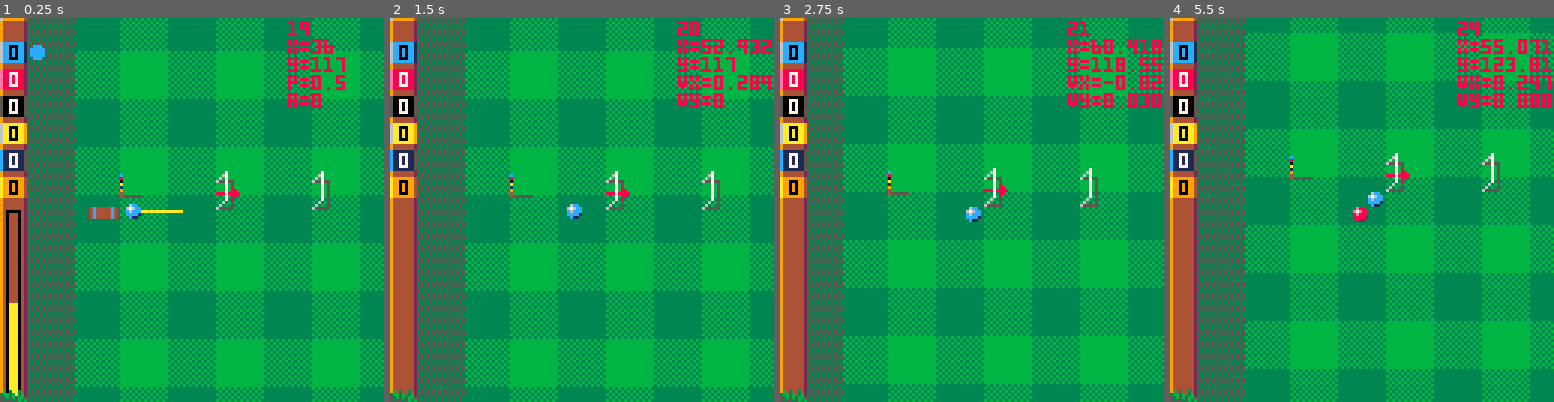
Above: before the commit, frames 1-4 (left to right).
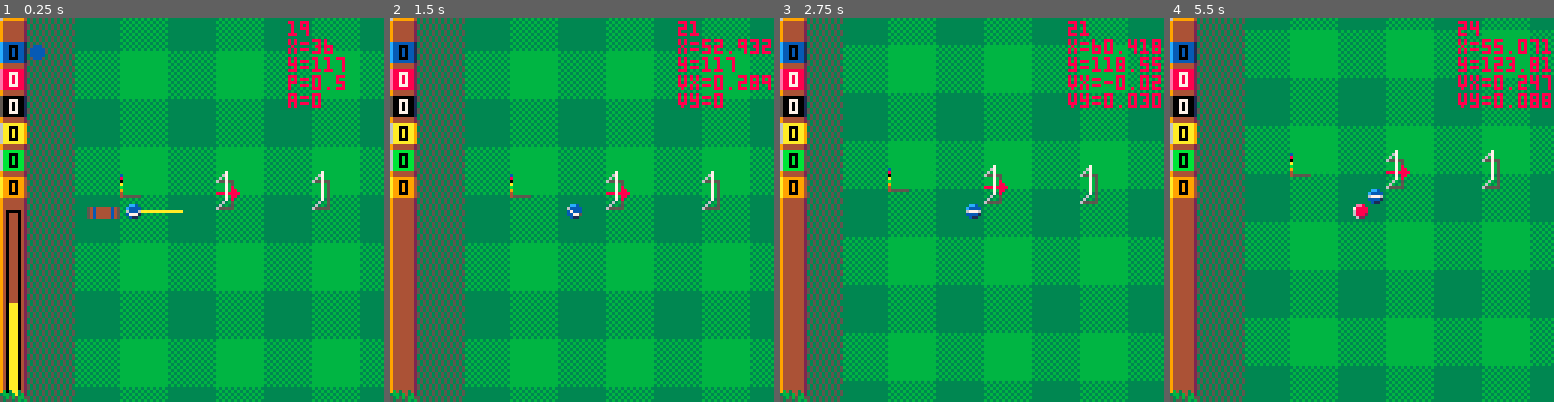
Above: after the commit, the same moments.

Repository: Joeltronics/croqu-8
Game: PICO-8 cartridge croquet.p8
Same seed, same stepped clock (60 frames per second), same inputs: the game is played once before the commit and once after it.
Inputs:
- Up to frame 1 (0.25 s): no input
- Up to frame 2 (1.5 s): tap X (X key) at 0.33, 1.07 s; tap O (Z key) at 0.7 s
- Up to frame 3 (2.75 s): hold Right 1.6-2.1 s; tap O (Z key) at 1.7, 2.1, 2.5 s; tap X (X key) at 1.85 s; hold Up 2.15-2.42 s; hold Right from 2.47 s (still down)
- Up to frame 4 (5.5 s): tap O (Z key) every 0.4 s from 2.9 to 5.3 s; tap X (X key) at 2.97, 4.08, 5.2 s; release Right at 3.03 s; hold Left 3.08-3.58 s; hold Down 3.63-3.97 s; hold Right 4.02-4.68 s; hold Up 4.73-5.03 s; hold Left from 5.08 s (still down)

The runs differ from the first frame. In frame 1, 0.9% of the frame differs, in the area x 0-37%, y 6-53%; in frame 2, 0.8%; in frame 3, 3.8%; in frame 4, 3.9%, in the area x 0-100%, y 3-92%.

Commit message:
More ball rotation sprites, and update display palette

Diff:
--- a/croquet.p8
+++ b/croquet.p8
@@ -78,25 +78,23 @@
 -- Graphics Consts
 --
 
+DISPLAY_PALETTE = {
+	[13]=-5, -- Indigo --> Jade
+	[15]=-4, -- Peach --> Royal Blue
+}
+
 STATUS_BAR_WIDTH = 8
 
 ROUGH_FILLP = 0b0101010110101010
--- ROUGH_COLOR = 0x34
 ROUGH_COLOR = 0x35
 
 PALETTES = {
 	-- main, dark, light
-	{[8]=12, [2]=1, [14]=6}, -- Blue
+	{[8]=15, [2]=1, [14]=12}, -- Blue
 	{[8]=8, [2]=2, [14]=14}, -- Red
-	{[8]=0, [2]=5, [14]=5}, -- Black
-	{[8]=10, [2]=9, [14]=6}, -- Yellow
-
-	-- TODO: green is the traditional color here, make it work
-	-- (Could be doable if using more colors for ball?)
-	{[8]=1, [2]=5, [14]=12}, -- Dark blue
-	-- {[8]=3, [2]=5, [14]=11}, -- Green
-	-- {[8]=11, [2]=5, [14]=6}, -- Lighter Green
-
+	{[8]=0, [2]=1, [14]=5}, -- Black
+	{[8]=10, [2]=9, [14]=6, [5]=9}, -- Yellow
+	{[8]=11, [2]=5, [14]=6}, -- Green
 	{[8]=9, [2]=4, [14]=10}, -- Orange
 }
 
@@ -858,7 +856,7 @@
 	local player, sprites, x, y = players[player_idx], {}
 	local next_wicket = WICKETS[player.last_wicket_idx + 1]
 
-	camera(camera_x - 64, camera_y - 64)
+	camera(round(camera_x - 64), round(camera_y - 64))
 
 	--
 	-- Field
@@ -939,7 +937,9 @@
 			circ(x, y, BALL_R, ball.color)
 			pset(x, y, 0)
 		else
-			add(sprites, {idx=1, x=x - 3, y=y-3, z=y, pal=ball.palette})
+			local idx = 8 + (round(0.5 * x) % 8) + 16*(round(0.5 * y) % 4)
+			-- idx = 1 -- DEBUG
+			add(sprites, {idx=idx, x=x - 3, y=y-3, z=y, pal=ball.palette})
 		end
 	end
 	pal()
@@ -1059,62 +1059,51 @@
 	-- Set display palette
 	--
 
-	pal({[13]=139}, 1)
-end
-…(34 lines of a section not shown)…
-__map__
-0101020201010202010102020101020200000000000000000000000000000000000000000000000000000000000000000000000000000000000000000000000000000000000000000000000000000000000000000000000000000000000000000000000000000000000000000000000000000000000000000000000000000000
-0101020201010202010102020101020200000000000000000000000000000000000000000000000000000000000000000000000000000000000000000000000000000000000000000000000000000000000000000000000000000000000000000000000000000000000000000000000000000000000000000000000000000000
-0202030302020303020203030202030300000000000000000000000000000000000000000000000000000000000000000000000000000000000000000000000000000000000000000000000000000000000000000000000000000000000000000000000000000000000000000000000000000000000000000000000000000000
-0202030302020303020203030202030300000000000000000000000000000000000000000000000000000000000000000000000000000000000000000000000000000000000000000000000000000000000000000000000000000000000000000000000000000000000000000000000000000000000000000000000000000000
-0101020201010202010102020101020200000000000000000000000000000000000000000000000000000000000000000000000000000000000000000000000000000000000000000000000000000000000000000000000000000000000000000000000000000000000000000000000000000000000000000000000000000000
-0101020201010202010102020101020200000000000000000000000000000000000000000000000000000000000000000000000000000000000000000000000000000000000000000000000000000000000000000000000000000000000000000000000000000000000000000000000000000000000000000000000000000000
-0202030302020303020203030202030300000000000000000000000000000000000000000000000000000000000000000000000000000000000000000000000000000000000000000000000000000000000000000000000000000000000000000000000000000000000000000000000000000000000000000000000000000000
-0202030302020303020203030202030300000000000000000000000000000000000000000000000000000000000000000000000000000000000000000000000000000000000000000000000000000000000000000000000000000000000000000000000000000000000000000000000000000000000000000000000000000000
-1314000000000000000000000000000000000000000000000000000000000000000000000000000000000000000000000000000000000000000000000000000000000000000000000000000000000000000000000000000000000000000000000000000000000000000000000000000000000000000000000000000000000000
-2324000000000000000000000000000000000000000000000000000000000000000000000000000000000000000000000000000000000000000000000000000000000000000000000000000000000000000000000000000000000000000000000000000000000000000000000000000000000000000000000000000000000000
-…(12 lines of a section not shown)…
+	pal(DISPLAY_PALETTE, 1)
+end
+…(46 lines of a section not shown)…
Not shown, changed: 34 lines of the sprite sheet (__gfx__) section of croquet.p8
